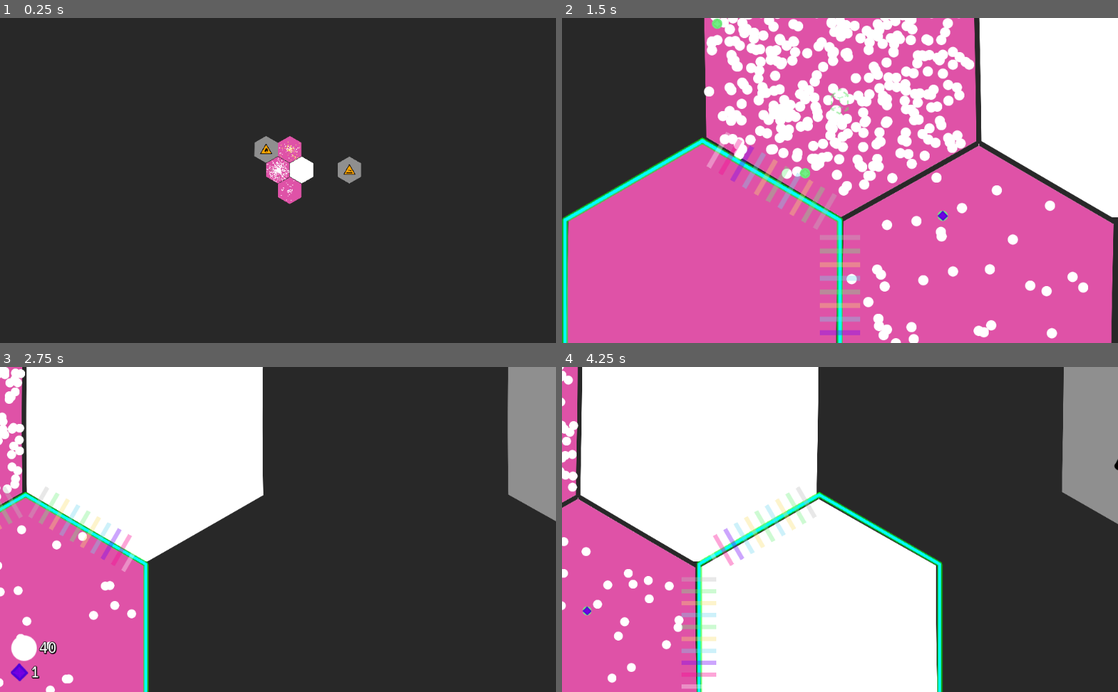
Above: before the commit, frames 1-4 (two rows, left to right).
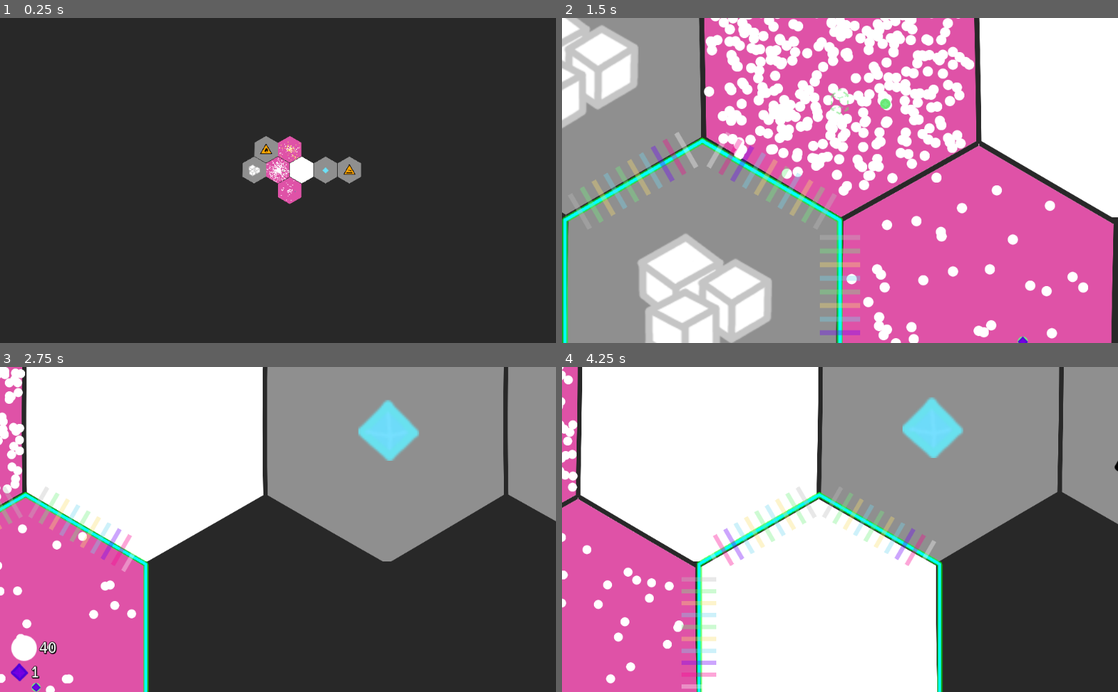
Above: after the commit, the same moments.

Repository: tobyp/hackathon2020
Game: Godot game, scene res://main.tscn
Two runs of this game, one before a commit and one after it. Both use one fixed random seed, a clock stepped at 60 frames per second and the inputs below.
Inputs (mouse positions are in pixels of both pictures, inside the frame that each line leads up to):
- Up to frame 1 (0.25 s): no input
- Up to frame 2 (1.5 s): tap Enter at 0.5 s; drag from (840, 167) to (895, 109) at 0.52 s; drag from (728, 278) to (812, 245) at 1.27 s
- Up to frame 3 (2.75 s): move the mouse to (400, 636) at 2.02 s; hold D from 2.03 s (still down); click (400, 636) at 2.17 s
- Up to frame 4 (4.25 s): release D at 2.75 s; drag from (706, 425) to (673, 480) at 2.77 s; drag from (817, 633) to (867, 529) at 3.52 s

The runs differ from the first frame. In frame 1, 0.5% of the frame differs, in the area x 43-61%, y 40-54%; in frame 2, 37%, in the area x 0-84%, y 0-100%; in frame 3, 22%; in frame 4, 22%.
Error before the commit: Invalid call. Nonexistent function 'particle_type_resource_output_type' in base 'Node (rules.gd)'. (res://cells/cell.gd:43)

Commit message:
Render Aminos as orbiting the cell center

Diff:
--- a/cells/cell.gd
+++ b/cells/cell.gd
@@ -235,13 +235,10 @@
 ### UTILTIY/PRIVATE
 func _particle_init(particle: CellParticle, anywhere: bool = true):
 	if Rules.particle_type_is_factory(particle.type):
-		particle.translate(Vector2.ZERO)
-		particle.velocity = Vector2.ZERO
 		particle.set_texture_material(auto_recipe_material)
-	else:
-		if anywhere:
-			particle.translate(_random_coord_in_cell(particle.collision_radius))
-		particle.velocity = _random_velocity()
+	if anywhere:
+		particle.translate(_random_coord_in_cell(particle.collision_radius))
+	particle.velocity = _random_velocity()
 
 ## PARTICLE NODE FUNCTIONS - these do not modify `particle_counts`!
 func _create_particle_nodes(type: int, count: int = 1, anywhere: bool = true) -> Array:
--- a/cells/cell_particle.gd
+++ b/cells/cell_particle.gd
@@ -1,8 +1,7 @@
 extends KinematicBody2D
 class_name CellParticle
 
-var velocity = Vector2(-1000, 0)
-var origin = null
+var velocity = Vector2(0, 0)
 var _time = 0.0
 
 export var type = Globals.ParticleType.PROTEIN_WHITE setget _set_type, _get_type
@@ -14,7 +13,14 @@
 	$Sprite.material = mat
 
 func _physics_process(delta):
-	if velocity.x != 0 or velocity.y != 0:
+	if Rules.particle_type_render_hover_center(type):
+		# Move a little random
+		_time += delta
+		position = Vector2(sin(_time * 0.3) * sin(_time), cos(_time * 0.3) * sin(_time * 0.4)) * 30
+	elif Rules.particle_type_render_orbit_center(type):
+		_time += delta
+		position = Vector2(200 + 5 * sin(_time * 2.1) * cos(_time), 0).rotated(_time * 0.5)
+	else:
 		var motion = velocity * delta
 		var collision = move_and_collide(motion)
 		if collision != null:
@@ -23,13 +29,6 @@
 			var phi = deg2rad(sqrt(-1 * log(Rules.rng.randf())) * cos(2 * PI * Rules.rng.randf()))
 			velocity = velocity.bounce(collision.normal).rotated(phi)
 			collision = move_and_collide(reflect)
-	else:
-		# Move a little random
-		if origin == null:
-			origin = position
-		_time += delta / 3
-		var offset = Vector2(sin(_time) * sin(_time * 3), cos(_time) * sin(_time * 1.2)) * 30
-		position = origin + offset
 
 func _set_collision_radius(v):
 	collision_shape.radius = v
--- a/globals.gd
+++ b/globals.gd
@@ -16,8 +16,8 @@
 	AMINO_PRO,  # Pink (Pro Queen)
 
 	## These are factories, can't travel, and are limited to one per cell:
-	QUEEN,  # Violet
-	PRO_QUEEN,  # Pink
+	QUEEN,  # Violet  # NOTE: PRO_QUEEN must come after QUEEN in definition, see Rules.particle_type_craft_allowed_in_cell
+	PRO_QUEEN,  # Pink  # NOTE: PRO_QUEEN must come after QUEEN in definition, see Rules.particle_type_craft_allowed_in_cell
 	RIBOSOME_TRANSPORTER,  # Green
 	RIBOSOME_ALCOHOL,  # Yellow
 	RIBOSOME_LYE,  # Cyan
--- a/rules.gd
+++ b/rules.gd
@@ -145,54 +145,41 @@
 	return 0.0
 
 static func particle_type_is_factory(particle: int) -> bool:
-	match particle:
-		Globals.ParticleType.QUEEN:
-			return true
-		Globals.ParticleType.PRO_QUEEN:
-			return true
-		Globals.ParticleType.RIBOSOME_TRANSPORTER:
-			return true
-		Globals.ParticleType.RIBOSOME_ALCOHOL:
-			return true
-		Globals.ParticleType.RIBOSOME_LYE:
-			return true
-		Globals.ParticleType.ANTI_MITOCHONDRION:
-			return true
-		Globals.ParticleType.POISON_ALCOHOL:
-			return true
-		Globals.ParticleType.POISON_LYE:
-			return true
-		Globals.ParticleType.POISON_PLUTONIUM:
-			return true
-	return false
+	return [
+		Globals.ParticleType.QUEEN,
+		Globals.ParticleType.PRO_QUEEN,
+		Globals.ParticleType.RIBOSOME_TRANSPORTER,
+		Globals.ParticleType.RIBOSOME_ALCOHOL,
+		Globals.ParticleType.RIBOSOME_LYE,
+	].has(particle)
 
 static func particle_type_is_in_transporter(particle: int) -> bool:
-	match particle:
-		Globals.ParticleType.AMINO_PHE:
-			return true
-		Globals.ParticleType.AMINO_ALA:
-			return true
-		Globals.ParticleType.AMINO_LYS:
-			return true
-		Globals.ParticleType.AMINO_TYR:
-			return true
-		Globals.ParticleType.AMINO_PRO:
-			return true
-		Globals.ParticleType.SUGAR:
-			return true
-	return false
+	return [
+		Globals.ParticleType.AMINO_PHE,
+		Globals.ParticleType.AMINO_ALA,
+		Globals.ParticleType.AMINO_LYS,
+		Globals.ParticleType.AMINO_TYR,
+		Globals.ParticleType.AMINO_PRO,
+		Globals.ParticleType.SUGAR,
+	].has(particle)
 
 static func particle_type_is_resource(particle: int) -> bool:
-	match particle:
-		Globals.ParticleType.ANTI_MITOCHONDRION, Globals.ParticleType.RESOURCE_AMINO_PHE, Globals.ParticleType.RESOURCE_AMINO_ALA, Globals.ParticleType.RESOURCE_AMINO_LYS, Globals.ParticleType.RESOURCE_AMINO_TYR, Globals.ParticleType.RESOURCE_AMINO_PRO:
-			return true
-	return false
+	return [
+		Globals.ParticleType.ANTI_MITOCHONDRION,
+		Globals.ParticleType.RESOURCE_AMINO_PHE,
+		Globals.ParticleType.RESOURCE_AMINO_ALA,
+		Globals.ParticleType.RESOURCE_AMINO_LYS,
+		Globals.ParticleType.RESOURCE_AMINO_TYR,
+		Globals.ParticleType.RESOURCE_AMINO_PRO,
+	].has(particle)
 
 static func particle_type_is_toxin(particle: int) -> bool:
-	match particle:
-		Globals.ParticleType.POISON_ALCOHOL, Globals.ParticleType.POISON_LYE, Globals.ParticleType.POISON_PLUTONIUM:
-			return true
-	return false
+	return [
+		Globals.ParticleType.POISON_ALCOHOL,
+		Globals.ParticleType.POISON_LYE,
+		Globals.ParticleType.POISON_PLUTONIUM,
+	].has(particle)
+
 static func particle_type_craft_allowed_in_cell(particle: int, cell: Cell) -> bool:
 	if particle_type_is_factory(particle):
 		var present_factory_types = []
@@ -209,7 +196,34 @@
 		return false
 	return true
 
-static func particle_type_resource_output(particle: int) -> int:
+static func particle_type_render_hover_center(particle: int) -> bool:
+	return [
+		Globals.ParticleType.ANTI_MITOCHONDRION,
+		Globals.ParticleType.POISON_ALCOHOL,
+		Globals.ParticleType.POISON_LYE,
+		Globals.ParticleType.POISON_PLUTONIUM,
+		Globals.ParticleType.PRO_QUEEN,
+		Globals.ParticleType.QUEEN,
+		Globals.ParticleType.RESOURCE_AMINO_ALA,
+		Globals.ParticleType.RESOURCE_AMINO_LYS,
+		Globals.ParticleType.RESOURCE_AMINO_PHE,
+		Globals.ParticleType.RESOURCE_AMINO_PRO,
+		Globals.ParticleType.RESOURCE_AMINO_TYR,
+		Globals.ParticleType.RIBOSOME_ALCOHOL,
+		Globals.ParticleType.RIBOSOME_LYE,
+		Globals.ParticleType.RIBOSOME_TRANSPORTER,
+	].has(particle)
+
+static func particle_type_render_orbit_center(particle: int) -> bool:
+	return [
+		Globals.ParticleType.AMINO_ALA,
+		Globals.ParticleType.AMINO_LYS,
+		Globals.ParticleType.AMINO_PHE,
+		Globals.ParticleType.AMINO_PRO,
+		Globals.ParticleType.AMINO_TYR,
+	].has(particle)
+
+static func particle_type_resource_output_type(particle: int) -> int:
 	match particle:
 		Globals.ParticleType.ANTI_MITOCHONDRION:
 			return Globals.ParticleType.SUGAR
@@ -242,7 +256,7 @@
 		_:
 			return [particle, true]
 
-static func particle_type_rendered_in_hud(type: int) -> bool:
+static func particle_type_rendered_in_hud(particle: int) -> bool:
 	return [
 		Globals.ParticleType.PROTEIN_WHITE,
 		Globals.ParticleType.PROTEIN_TRANSPORTER,
@@ -258,7 +272,7 @@
 		Globals.ParticleType.RIBOSOME_TRANSPORTER,
 		Globals.ParticleType.RIBOSOME_ALCOHOL,
 		Globals.ParticleType.RIBOSOME_LYE,
-	].has(type)
+	].has(particle)
 
 # calculate pressure between own cell (having `own` particles) and another cell (having `other` particles).
 # There's a lot of tuning to be had here.
